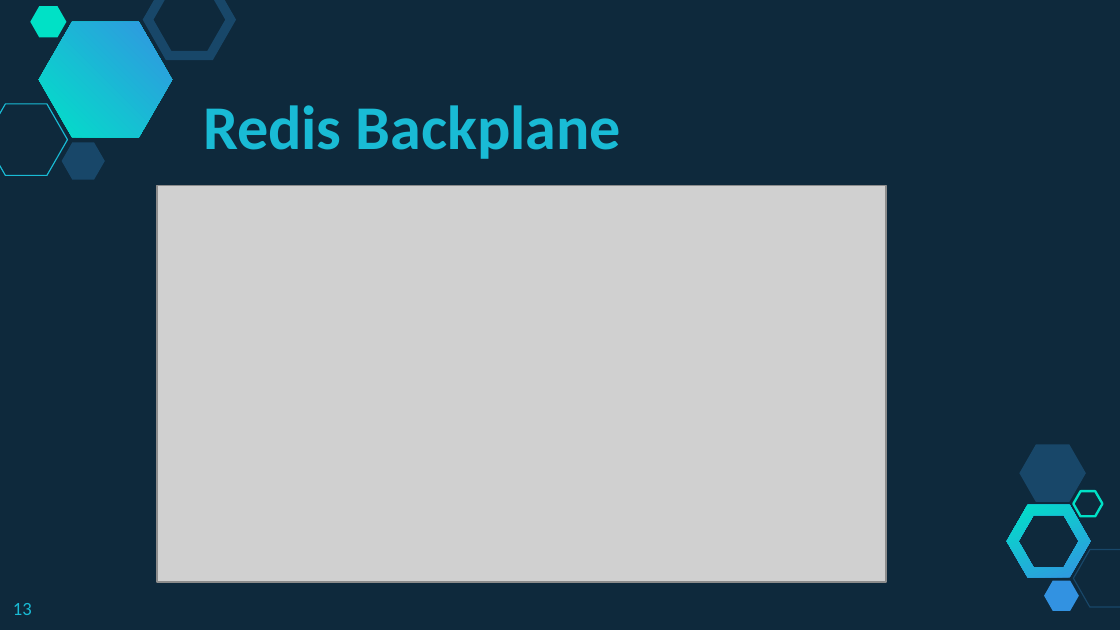
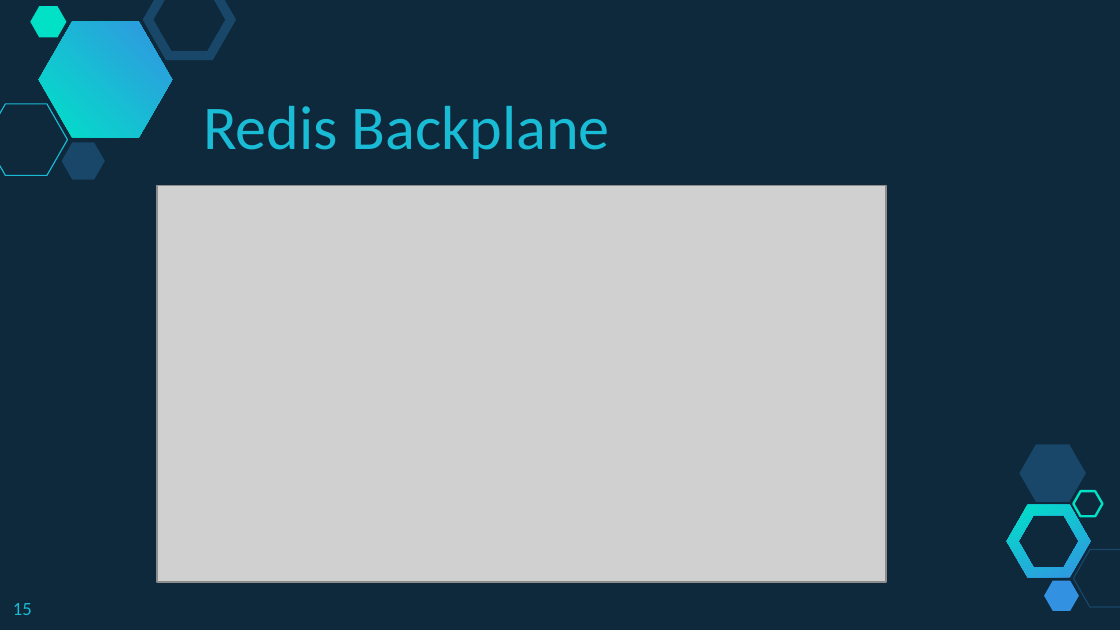
Before and after one commit to fabricioveronez/SignalR_Exemplos, a slide deck: slide 15 of docs/Apresentacao.pptx (slide 13 before the commit). Drawn at 1120x630 pixels with LibreOffice and Linux fonts; fonts in the diff are those of the drawing; grey boxes stand for pictures. Boxes give left, top, right and bottom in pixels: in the first picture for what was removed or moved away, otherwise in the second. Text is boxed around its words. In the diff, an @@ line names an element or a change of style, - is before the commit and + after.

```diff
--- a/docs/Apresentacao.pptx
+++ b/docs/Apresentacao.pptx
@@ title "Redis Backplane" at box(203, 106, 610, 159): bold off @@
@@ page number at box(13, 603, 32, 615): text changed @@
-13
+15
```
Also in this commit, not shown: 9 other slides changed, 2 slides added.
